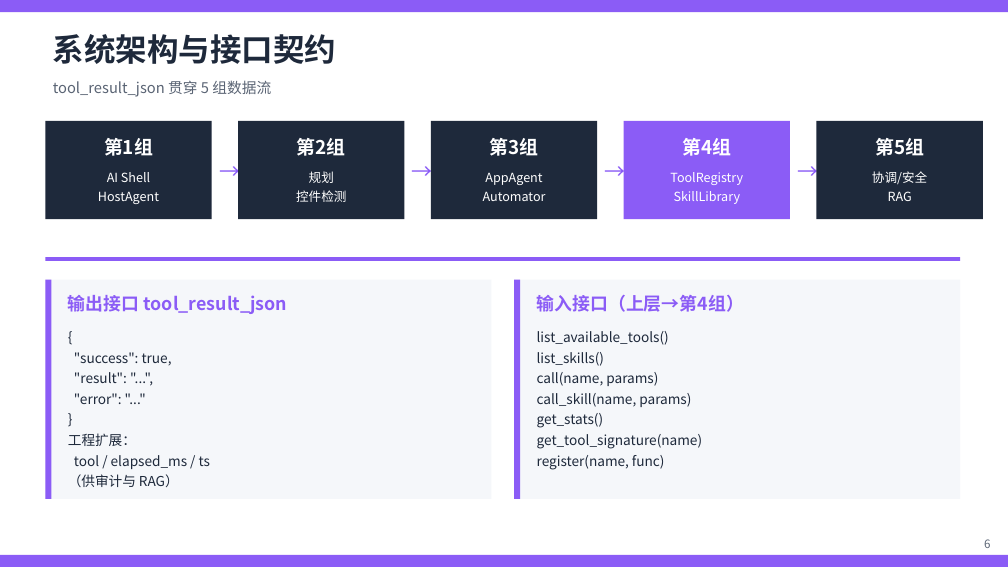
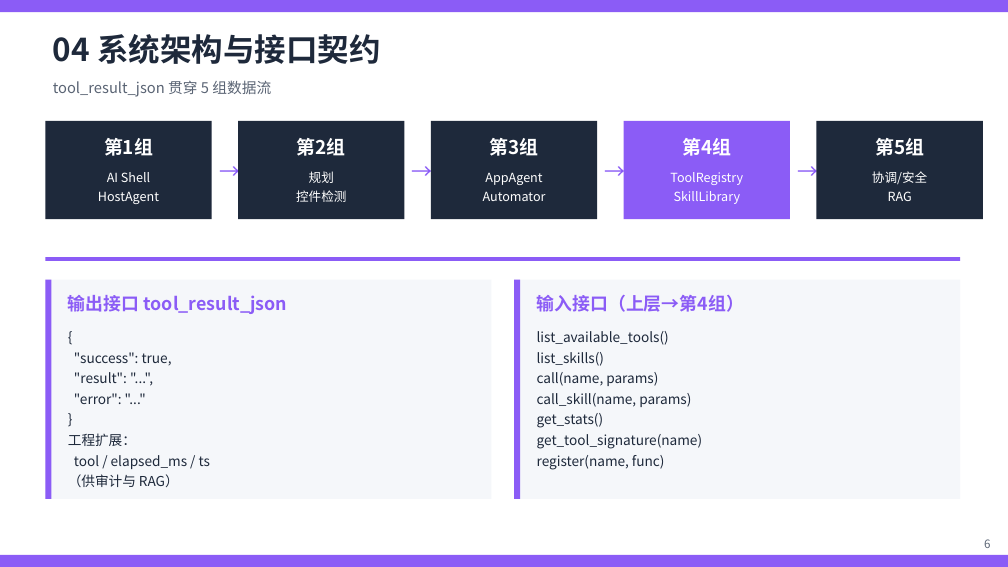
Before and after one commit to yurenhjh/miniyu, a slide deck: slide 7 of docs/第4组汇报PPT.pptx. Drawn at 1008x567 pixels with LibreOffice and Linux fonts; fonts in the diff are those of the drawing. Boxes give left, top, right and bottom in pixels: in the first picture for what was removed or moved away, otherwise in the second. Text is boxed around its words. In the diff, an @@ line names an element or a change of style, - is before the commit and + after.

```diff
--- a/docs/第4组汇报PPT.pptx
+++ b/docs/第4组汇报PPT.pptx
@@ text at (53,34,380,64): text changed @@
-系统架构与接口契约
+04 系统架构与接口契约
```
Also in this commit, not shown: 18 other slides changed, 2 slides added, 16 other files.
